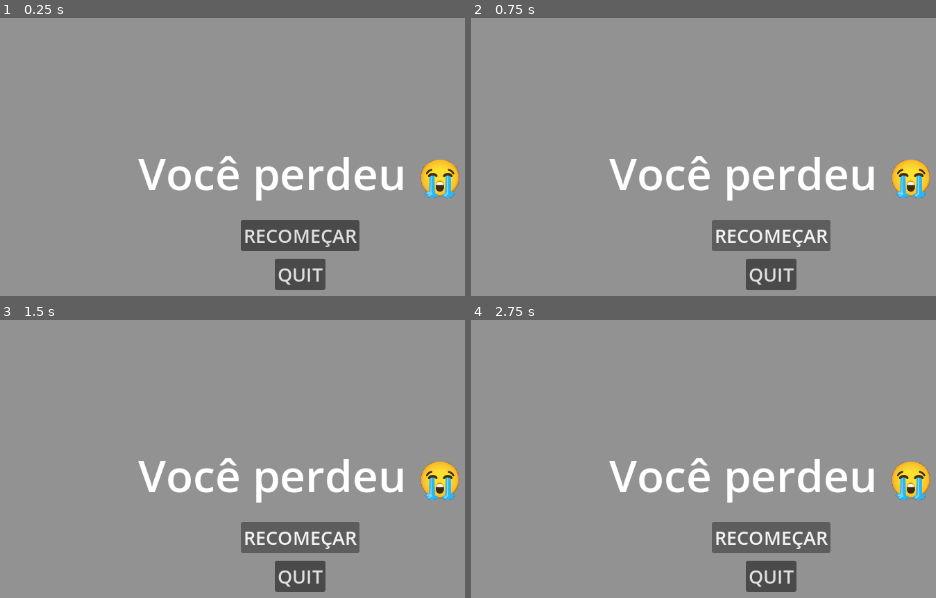
Above: before the commit, frames 1-4 (two rows, left to right).
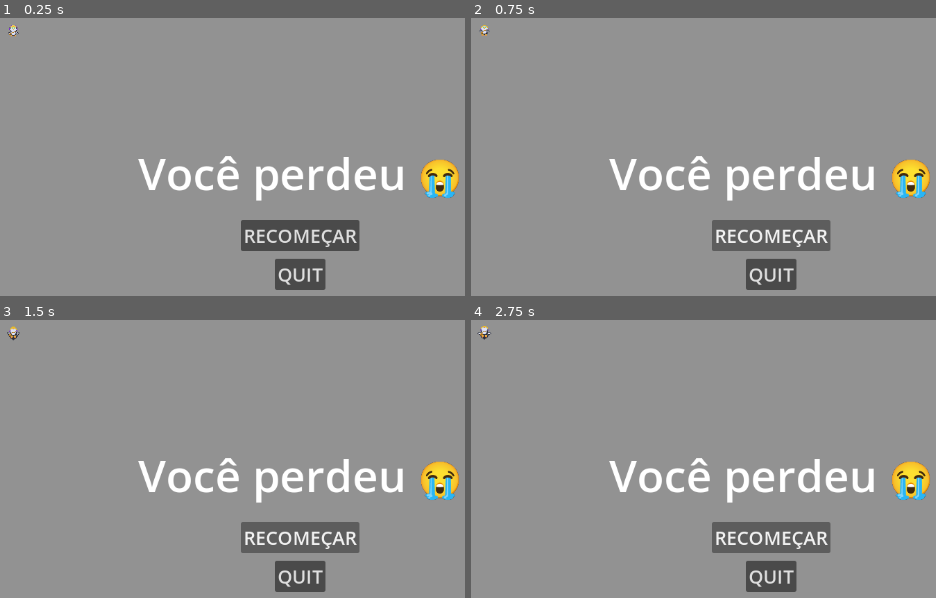
Above: after the commit, the same moments.

Repository: ygcs796/projeto-felpojam
Game: Godot game, scene res://derrota.tscn
Two runs of this game, one before a commit and one after it. Both use one fixed random seed, a clock stepped at 60 frames per second and the inputs below. The project has no main scene, so this scene is started directly.
Inputs:
- Up to frame 1 (0.25 s): no input
- Up to frame 2 (0.75 s): click "RECOMEÇAR" at 0.5 s
- Up to frame 3 (1.5 s): click "RECOMEÇAR" at 1.25 s
- Up to frame 4 (2.75 s): click "RECOMEÇAR" at 2 s

The runs differ from the first frame. In frame 1, less than 0.1% of the frame differs, in the area x 1-5%, y 2-7%; in frame 2, less than 0.1%; in frame 3, less than 0.1%; in frame 4, less than 0.1%, in the area x 1-5%, y 2-8%.

Commit message:
Animações de vitória e derrota

Diff:
--- a/derrota.tscn
+++ b/derrota.tscn
@@ -1,6 +1,7 @@
-[gd_scene format=3 uid="uid://btvwahi5pk6lb"]
+[gd_scene format=3 uid="uid://cpnriyksfymj4"]
 
-[ext_resource type="Script" uid="uid://b0yivgdpcx6ap" path="res://derrota.gd" id="1_kkwv5"]
+[ext_resource type="Script" path="res://derrota.gd" id="1_kkwv5"]
+[ext_resource type="PackedScene" uid="uid://67ss1gxk1mol" path="res://player.tscn" id="2_11exg"]
 
 [sub_resource type="StyleBoxEmpty" id="StyleBoxEmpty_ypvqh"]
 
@@ -60,5 +61,8 @@
 theme_override_font_sizes/font_size = 27
 text = "QUIT"
 
+[node name="Player" parent="." unique_id=1041606734 instance=ExtResource("2_11exg")]
+position = Vector2(162, 58)
+
 [connection signal="button_down" from="ColorRect/VBoxContainer/restart_button" to="." method="_on_restart_button_down"]
 [connection signal="button_down" from="ColorRect/VBoxContainer/quit_button" to="." method="_on_quit_button_down"]
--- /dev/null
+++ b/player.tscn
@@ -0,0 +1,276 @@
+[gd_scene format=3 uid="uid://67ss1gxk1mol"]
+
+[ext_resource type="Texture2D" uid="uid://ckecbiiw3b0x4" path="res://assets/Linuz/derrota/Animação de derrota.png" id="1_4flbx"]
+[ext_resource type="Texture2D" uid="uid://d33vu4uv2fdgt" path="res://assets/Linuz/derrota/Caido pós derrota-Sheet.png" id="2_onrkg"]
+[ext_resource type="Texture2D" uid="uid://csbnhnh5a5kmi" path="res://assets/Linuz/vitória/Linuz comemorando a vitória com dança e luzinha.png" id="3_i3pqv"]
+
+[sub_resource type="AtlasTexture" id="AtlasTexture_onrkg"]
+atlas = ExtResource("1_4flbx")
+region = Rect2(0, 0, 32, 32)
+
+[sub_resource type="AtlasTexture" id="AtlasTexture_i3pqv"]
+atlas = ExtResource("1_4flbx")
+region = Rect2(32, 0, 32, 32)
+
+[sub_resource type="AtlasTexture" id="AtlasTexture_hqtel"]
+atlas = ExtResource("1_4flbx")
+region = Rect2(64, 0, 32, 32)
+
+[sub_resource type="AtlasTexture" id="AtlasTexture_sweqy"]
+atlas = ExtResource("1_4flbx")
+region = Rect2(96, 0, 32, 32)
+
+[sub_resource type="AtlasTexture" id="AtlasTexture_2hs0m"]
+atlas = ExtResource("1_4flbx")
+region = Rect2(0, 32, 32, 32)
+
+[sub_resource type="AtlasTexture" id="AtlasTexture_1jxqw"]
+atlas = ExtResource("1_4flbx")
+region = Rect2(32, 32, 32, 32)
+
+[sub_resource type="AtlasTexture" id="AtlasTexture_dw050"]
+atlas = ExtResource("1_4flbx")
+region = Rect2(64, 32, 32, 32)
+
+[sub_resource type="AtlasTexture" id="AtlasTexture_b26j0"]
+atlas = ExtResource("1_4flbx")
+region = Rect2(96, 32, 32, 32)
+
+[sub_resource type="AtlasTexture" id="AtlasTexture_n7ghd"]
+atlas = ExtResource("1_4flbx")
+region = Rect2(0, 64, 32, 32)
+
+[sub_resource type="AtlasTexture" id="AtlasTexture_nvl01"]
+atlas = ExtResource("1_4flbx")
+region = Rect2(32, 64, 32, 32)
+
+[sub_resource type="AtlasTexture" id="AtlasTexture_ivps1"]
+atlas = ExtResource("1_4flbx")
+region = Rect2(64, 64, 32, 32)
+
+[sub_resource type="AtlasTexture" id="AtlasTexture_urp6f"]
+atlas = ExtResource("1_4flbx")
+region = Rect2(96, 64, 32, 32)
+
+[sub_resource type="AtlasTexture" id="AtlasTexture_bwjto"]
+atlas = ExtResource("1_4flbx")
+region = Rect2(0, 96, 32, 32)
+
+[sub_resource type="AtlasTexture" id="AtlasTexture_606se"]
+atlas = ExtResource("1_4flbx")
+region = Rect2(32, 96, 32, 32)
+
+[sub_resource type="AtlasTexture" id="AtlasTexture_u1c27"]
+atlas = ExtResource("1_4flbx")
+region = Rect2(64, 96, 32, 32)
+
+[sub_resource type="AtlasTexture" id="AtlasTexture_op7ga"]
+atlas = ExtResource("1_4flbx")
+region = Rect2(96, 96, 32, 32)
+
+[sub_resource type="AtlasTexture" id="AtlasTexture_q13i1"]
+atlas = ExtResource("2_onrkg")
+region = Rect2(0, 0, 256, 256)
+
+[sub_resource type="AtlasTexture" id="AtlasTexture_pylmc"]
+atlas = ExtResource("2_onrkg")
+region = Rect2(256, 0, 256, 256)
+
+[sub_resource type="AtlasTexture" id="AtlasTexture_pbfsw"]
+atlas = ExtResource("2_onrkg")
+region = Rect2(512, 0, 256, 256)
+
+[sub_resource type="AtlasTexture" id="AtlasTexture_5tmop"]
+atlas = ExtResource("2_onrkg")
+region = Rect2(768, 0, 256, 256)
+
+[sub_resource type="AtlasTexture" id="AtlasTexture_7ahtn"]
+atlas = ExtResource("2_onrkg")
+region = Rect2(1024, 0, 256, 256)
+
+[sub_resource type="AtlasTexture" id="AtlasTexture_7lmhl"]
+atlas = ExtResource("2_onrkg")
+region = Rect2(1280, 0, 256, 256)
+
+[sub_resource type="AtlasTexture" id="AtlasTexture_dx0e4"]
+atlas = ExtResource("2_onrkg")
+region = Rect2(1536, 0, 256, 256)
+
+[sub_resource type="AtlasTexture" id="AtlasTexture_jm5j8"]
+atlas = ExtResource("2_onrkg")
+region = Rect2(1792, 0, 256, 256)
+
+[sub_resource type="AtlasTexture" id="AtlasTexture_7hik5"]
+atlas = ExtResource("3_i3pqv")
+region = Rect2(0, 0, 32, 32)
+
+[sub_resource type="AtlasTexture" id="AtlasTexture_qtqh7"]
+atlas = ExtResource("3_i3pqv")
+region = Rect2(32, 0, 32, 32)
+
+[sub_resource type="AtlasTexture" id="AtlasTexture_2wuci"]
+atlas = ExtResource("3_i3pqv")
+region = Rect2(64, 0, 32, 32)
+
+[sub_resource type="AtlasTexture" id="AtlasTexture_iruf7"]
+atlas = ExtResource("3_i3pqv")
+region = Rect2(96, 0, 32, 32)
+
+[sub_resource type="AtlasTexture" id="AtlasTexture_j5n4i"]
+atlas = ExtResource("3_i3pqv")
+region = Rect2(0, 32, 32, 32)
+
+[sub_resource type="AtlasTexture" id="AtlasTexture_634y6"]
+atlas = ExtResource("3_i3pqv")
+region = Rect2(32, 32, 32, 32)
+
+[sub_resource type="AtlasTexture" id="AtlasTexture_efrwb"]
+atlas = ExtResource("3_i3pqv")
+region = Rect2(64, 32, 32, 32)
+
+[sub_resource type="AtlasTexture" id="AtlasTexture_hiqhm"]
+atlas = ExtResource("3_i3pqv")
+region = Rect2(96, 32, 32, 32)
+
+[sub_resource type="AtlasTexture" id="AtlasTexture_tkwlq"]
+atlas = ExtResource("3_i3pqv")
+region = Rect2(0, 64, 32, 32)
+
+[sub_resource type="AtlasTexture" id="AtlasTexture_hl5qd"]
+atlas = ExtResource("3_i3pqv")
+region = Rect2(32, 64, 32, 32)
+
+[sub_resource type="AtlasTexture" id="AtlasTexture_ek41f"]
+atlas = ExtResource("3_i3pqv")
+region = Rect2(64, 64, 32, 32)
+
+[sub_resource type="SpriteFrames" id="SpriteFrames_sh265"]
+animations = [{
+"frames": [{
+"duration": 1.0,
+"texture": SubResource("AtlasTexture_onrkg")
+}, {
+"duration": 1.0,
+"texture": SubResource("AtlasTexture_i3pqv")
+}, {
+"duration": 1.0,
+"texture": SubResource("AtlasTexture_hqtel")
+}, {
+"duration": 1.0,
+"texture": SubResource("AtlasTexture_sweqy")
+}, {
+"duration": 1.0,
+"texture": SubResource("AtlasTexture_2hs0m")
+}, {
+"duration": 1.0,
+"texture": SubResource("AtlasTexture_1jxqw")
+}, {
+"duration": 1.0,
+"texture": SubResource("AtlasTexture_dw050")
+}, {
+"duration": 1.0,
+"texture": SubResource("AtlasTexture_b26j0")
+}, {
+"duration": 1.0,
+"texture": SubResource("AtlasTexture_n7ghd")
+}, {
+"duration": 1.0,
+"texture": SubResource("AtlasTexture_nvl01")
+}, {
+"duration": 1.0,
+"texture": SubResource("AtlasTexture_ivps1")
+}, {
+"duration": 1.0,
+"texture": SubResource("AtlasTexture_urp6f")
+}, {
+"duration": 1.0,
+"texture": SubResource("AtlasTexture_bwjto")
+}, {
+"duration": 1.0,
+"texture": SubResource("AtlasTexture_606se")
+}, {
+"duration": 1.0,
+"texture": SubResource("AtlasTexture_u1c27")
+}, {
+"duration": 1.0,
+"texture": SubResource("AtlasTexture_op7ga")
+}],
+"loop": false,
+"name": &"derrota",
+"speed": 8.0
+}, {
+"frames": [{
+"duration": 1.0,
+"texture": SubResource("AtlasTexture_q13i1")
+}, {
+"duration": 1.0,
+"texture": SubResource("AtlasTexture_pylmc")
+}, {
+"duration": 1.0,
+"texture": SubResource("AtlasTexture_pbfsw")
+}, {
+"duration": 1.0,
+"texture": SubResource("AtlasTexture_5tmop")
+}, {
+"duration": 1.0,
+"texture": SubResource("AtlasTexture_7ahtn")
+}, {
+"duration": 1.0,
+"texture": SubResource("AtlasTexture_7lmhl")
+}, {
+"duration": 1.0,
+"texture": SubResource("AtlasTexture_dx0e4")
+}, {
+"duration": 1.0,
+"texture": SubResource("AtlasTexture_jm5j8")
+}],
+"loop": true,
+"name": &"pós_derrota",
+"speed": 7.0
+}, {
+"frames": [{
+"duration": 1.0,
+"texture": SubResource("AtlasTexture_7hik5")
+}, {
+"duration": 1.0,
+"texture": SubResource("AtlasTexture_qtqh7")
+}, {
+"duration": 1.0,
+"texture": SubResource("AtlasTexture_2wuci")
+}, {
+"duration": 1.0,
+"texture": SubResource("AtlasTexture_iruf7")
+}, {
+"duration": 1.0,
+"texture": SubResource("AtlasTexture_j5n4i")
+}, {
+"duration": 1.0,
+"texture": SubResource("AtlasTexture_634y6")
+}, {
+"duration": 1.0,
+"texture": SubResource("AtlasTexture_efrwb")
+}, {
+"duration": 1.0,
+"texture": SubResource("AtlasTexture_hiqhm")
+}, {
+"duration": 1.0,
+"texture": SubResource("AtlasTexture_tkwlq")
+}, {
+"duration": 1.0,
+"texture": SubResource("AtlasTexture_hl5qd")
+}, {
+"duration": 1.0,
+"texture": SubResource("AtlasTexture_ek41f")
+}],
+"loop": true,
+"name": &"vitoria",
+"speed": 6.0
+}]
+
+[node name="Player" type="Node2D" unique_id=1041606734]
+
+[node name="AnimatedSprite2D" type="AnimatedSprite2D" parent="." unique_id=998651922]
+sprite_frames = SubResource("SpriteFrames_sh265")
+animation = &"vitoria"
+autoplay = "derrota"
+frame_progress = 0.018502258
Binary file added: assets/Linuz/derrota/Animação de derrota.png
Not shown, added: assets/Linuz/derrota/Animação de derrota.png.import
Binary file added: assets/Linuz/derrota/Caido pós derrota-Sheet.png
Not shown, added: assets/Linuz/derrota/Caido pós derrota-Sheet.png.import
Binary file added: assets/Linuz/vitória/Linuz comemorando a vitória com dança e luzinha.png
Not shown, added: assets/Linuz/vitória/Linuz comemorando a vitória com dança e luzinha.png.import
Not shown: 1 places in vitoria.tscn that only renumber resources
